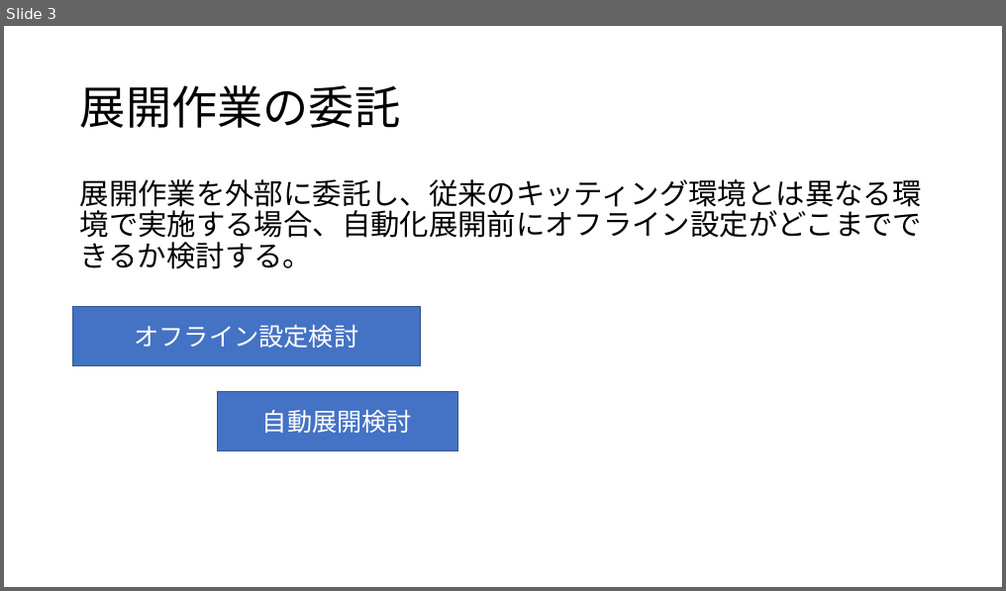
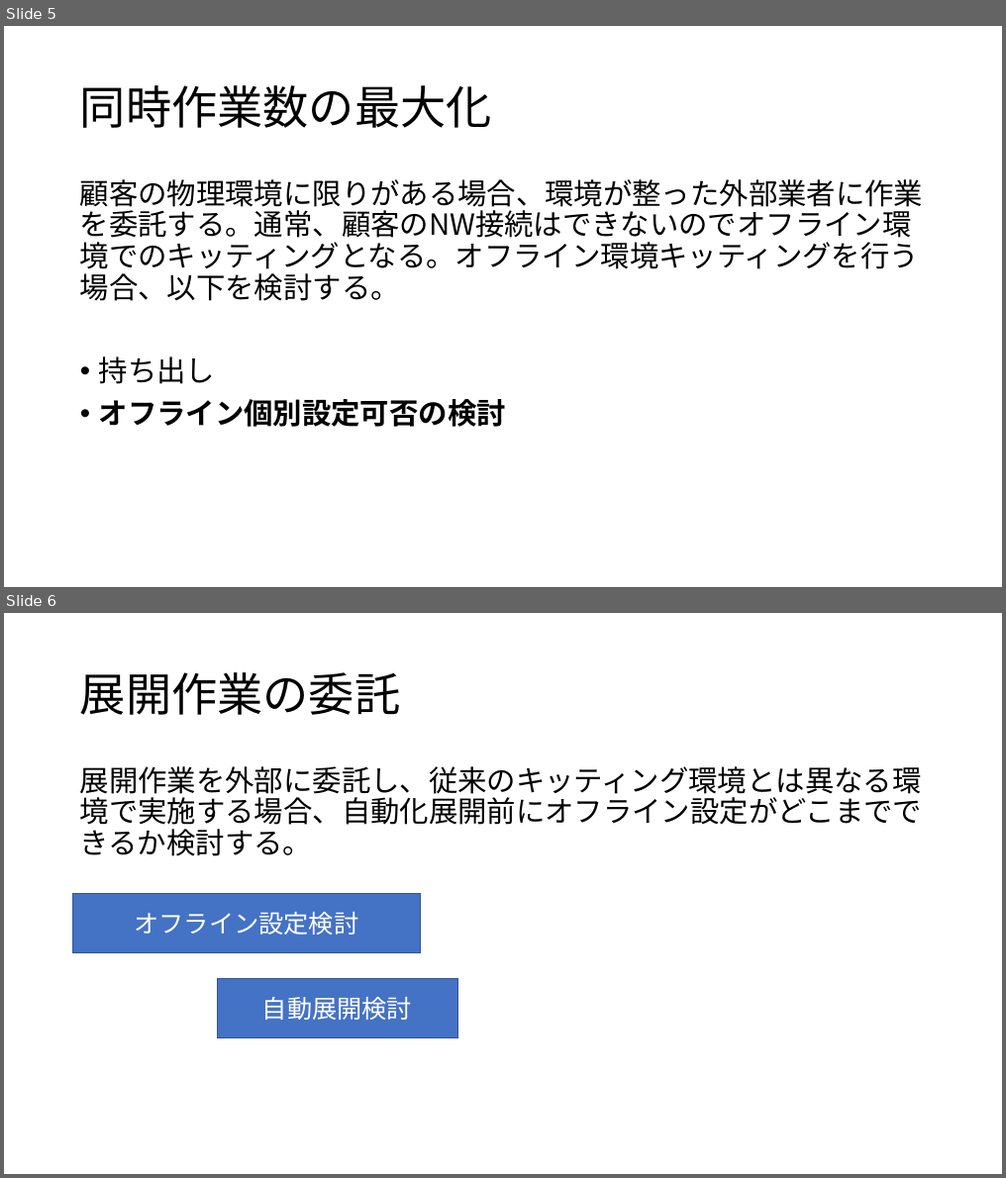
Before and after one commit to satoki-shiro/Sharing, a slide deck: PCイメージ展開.pptx. Shown one above the other, each under a label of ours: slide 3 before the commit, slides 5 and 6 after it. The pictures are 1006x591 and 1006x1178 pixels, drawn with LibreOffice and Linux fonts; fonts in the diff are those of the drawing. Boxes give left, top, right and bottom in pixels: in the first picture for what was removed or moved away, otherwise in the second. Text is boxed around its words. In the diff, an @@ line names an element or a change of style, - is before the commit and + after.

```diff
--- a/PCイメージ展開.pptx
+++ b/PCイメージ展開.pptx
@@ slide 5 added at <box>4,26,1002,587</box>, background #FFFFFF @@
@@ title added at <box>80,85,492,128</box>, 44 pt, text #000000 @@
+同時作業数の最大化
@@ text added at <box>80,179,923,427</box>, 28 pt, text #000000 @@
+顧客の物理環境に限りがある場合、環境が整った外部業者に作業を委託する。通常、顧客のNW接続はできないのでオフライン環境でのキッティングとなる。オフライン環境キッティングを行う場合、以下を検討する。
+• 持ち出し
+• オフライン個別設定可否の検討
@@ what was slide 3 is now slide 6 @@
```
Also in this commit, not shown: 1 slide changed, 3 other slides added, 1 slide removed, 1 other file.
